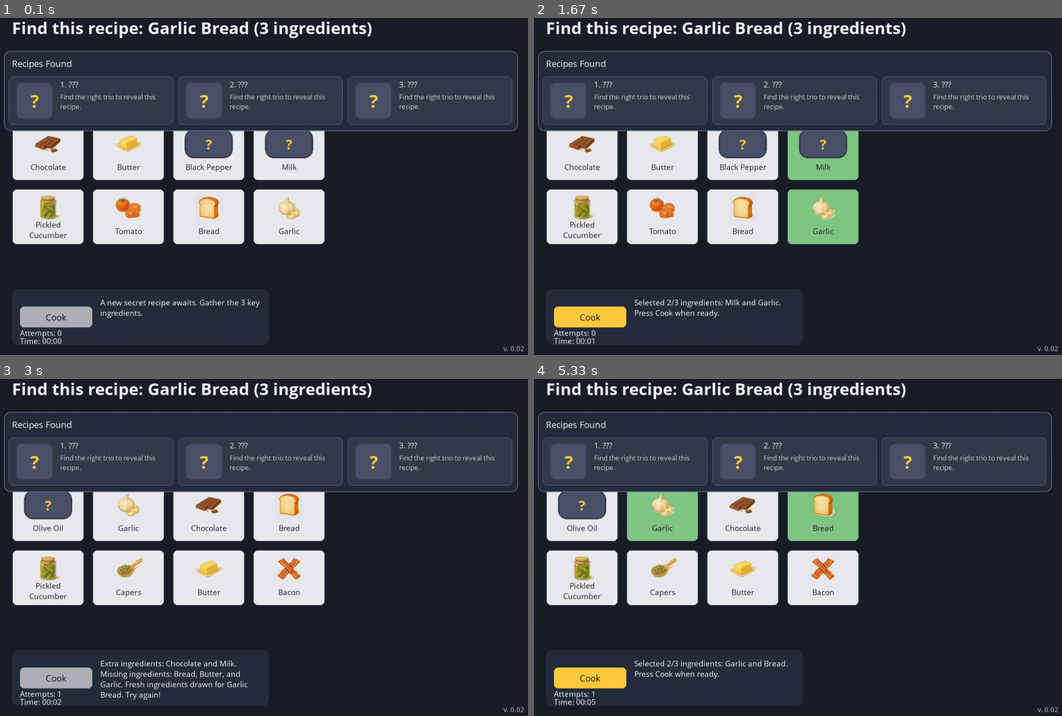
Above: before the commit, frames 1-4 (two rows, left to right).
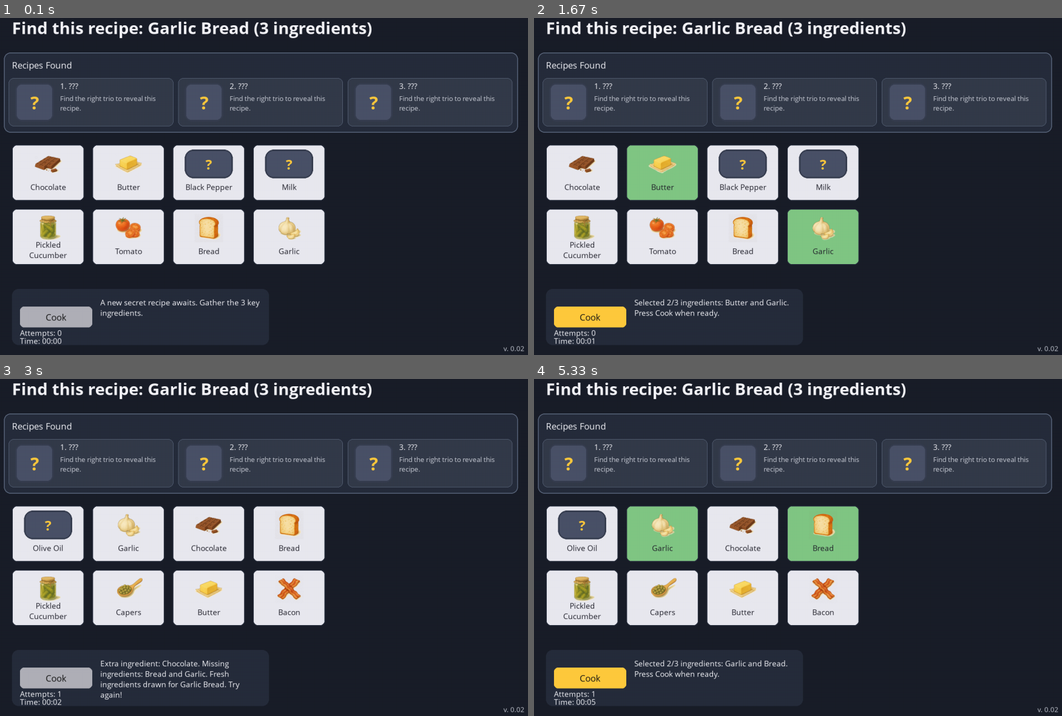
Above: after the commit, the same moments.

Repository: chrixbedardcad/FoodSimulator
Game: pygame game, started from secret_recipe_pygame.py
The game is run twice, just before and just after one commit, with the same random seed, the same clock (stepped at 60 frames per second) and the same inputs.
Inputs (mouse positions are in pixels of both pictures, inside the frame that each line leads up to):
- Up to frame 1 (0.1 s): no input
- Up to frame 2 (1.67 s): click (792, 179) at 0.38 s; click (666, 183) at 0.72 s; click "Milk" at 1.05 s; click (856, 213) at 1.38 s
- Up to frame 3 (3 s): click (63, 530) at 1.72 s; click (269, 581) at 2.05 s; click "Cook" at 2.88 s
- Up to frame 4 (5.33 s): click "Cook" at 3.22 s; click (618, 577) at 3.55 s; click "Pickled" at 4.38 s; click (819, 527) at 4.72 s; click (634, 520) at 5.05 s

The runs differ from the first frame. In frame 1, 15% of the frame differs, in the area x 0-99%, y 9-74%; in frame 2, 17%, in the area x 0-99%, y 9-86%; in frame 3, 15%; in frame 4, 15%.

Commit message:
Adjust ingredient grid spacing to avoid overlap

Diff:
--- a/secret_recipe_pygame.py
+++ b/secret_recipe_pygame.py
@@ -604,7 +604,17 @@
         padding_x = 20
         padding_y = 20
         start_x = 60
-        start_y = 310
+        # The hand of ingredient cards previously started at a fixed y-position
+        # that sat fairly close to the "Recipes Found" summary panel rendered
+        # near the top of the screen. When the summary panel expands (for
+        # example right after discovering a recipe) it visually overlaps the top
+        # row of ingredient tiles, making it harder to see or click them.
+        #
+        # Give the ingredient grid a little more breathing room by nudging the
+        # starting y-position downward. This keeps the summary panel from
+        # encroaching on the cards while preserving the existing spacing between
+        # rows.
+        start_y = 360
         rects: List[pygame.Rect] = []
         for row in range(CARD_ROWS):
             for column in range(CARD_COLUMNS):
